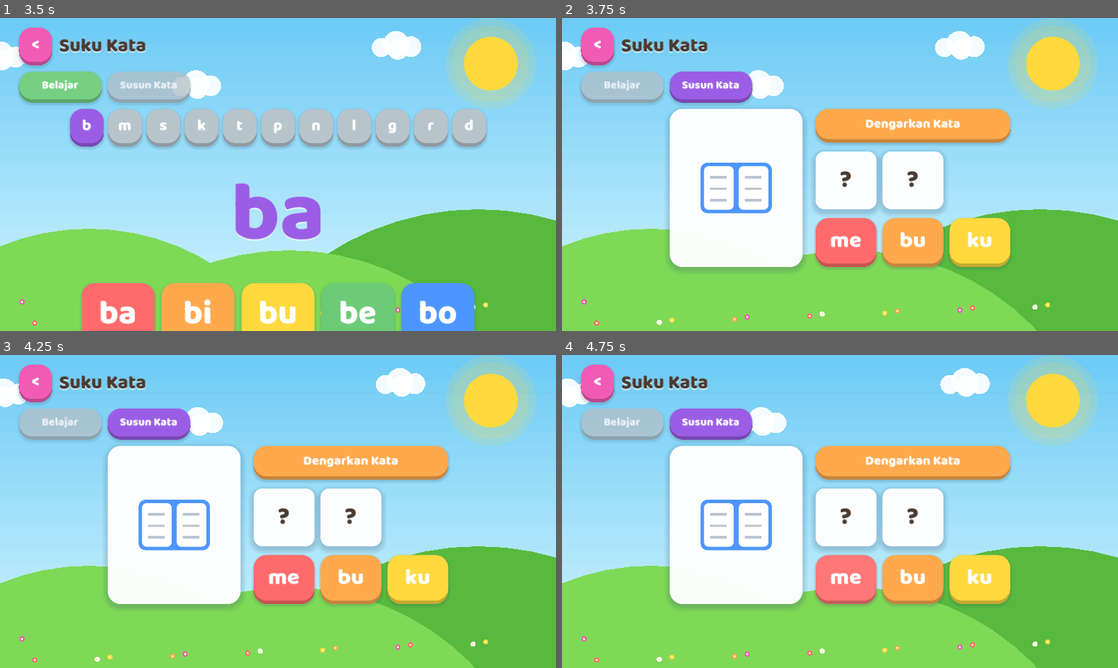
Above: before the commit, frames 1-4 (two rows, left to right).
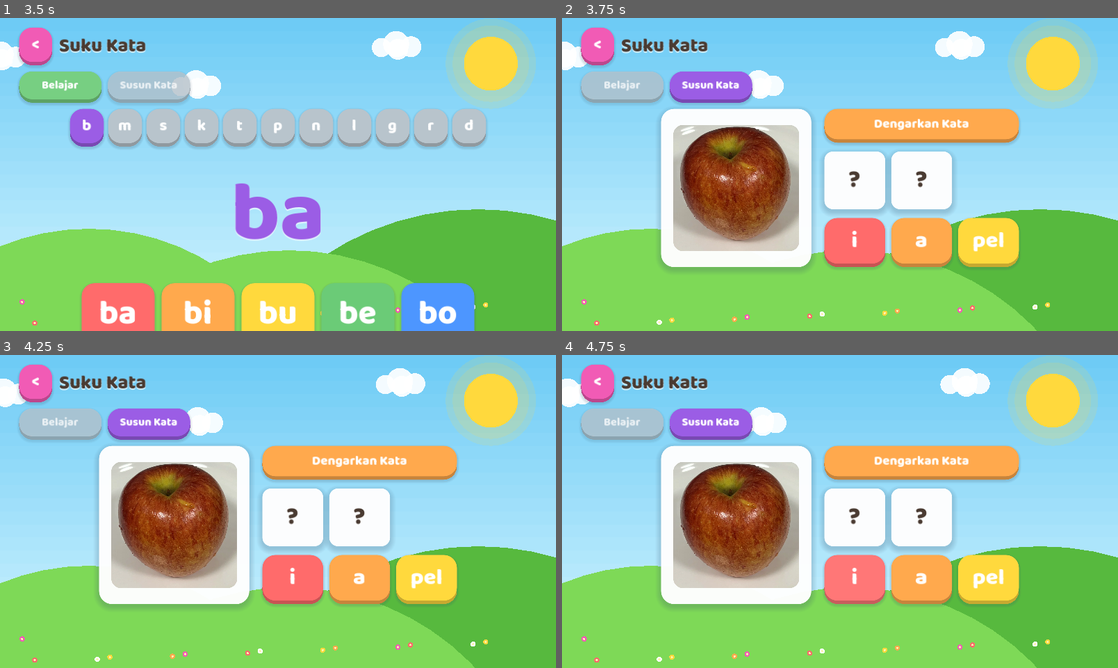
Above: after the commit, the same moments.

Repository: lnx645/baca-ceria
Game: Godot game, scene res://main.tscn
Two runs of this game, one before a commit and one after it. Both use one fixed random seed, a clock stepped at 60 frames per second and the inputs below.
Inputs (mouse positions are in pixels of both pictures, inside the frame that each line leads up to):
- Up to frame 1 (3.5 s): click "ABC Belajar Huruf" at 0.5 s; click "<" at 1.25 s; click "BA BI BU Suku Kata" at 2 s; click "Belajar" at 2.75 s
- Up to frame 2 (3.75 s): click "Susun Kata" at 3.5 s
- Up to frame 3 (4.25 s): no input
- Up to frame 4 (4.75 s): click (856, 580) at 4.25 s, where only the run after the commit has a clickable "i"

Frame 1 is identical in both runs. In frame 2, 15% of the frame differs, in the area x 17-83%, y 28-81%; in frame 3, 15%; in frame 4, 15%.

Commit message:
v1.1.0: foto benda ASLI dari Wikimedia Commons (CC) ganti gambar prosedural + 4 kata baru (apel, pisang, kucing, ikan) + suku kata tertutup (pel/sang/cing/kan)

Diff:
--- a/scripts/domain/data.gd
+++ b/scripts/domain/data.gd
@@ -13,6 +13,10 @@
 	{"kata": "susu", "suku": ["su", "su"]},
 	{"kata": "roda", "suku": ["ro", "da"]},
 	{"kata": "meja", "suku": ["me", "ja"]},
+	{"kata": "apel", "suku": ["a", "pel"]},
+	{"kata": "pisang", "suku": ["pi", "sang"]},
+	{"kata": "kucing", "suku": ["ku", "cing"]},
+	{"kata": "ikan", "suku": ["i", "kan"]},
 ]
 const PUJIAN: Array[String] = ["hebat", "pintar", "bagus", "luar_biasa"]
 
--- /dev/null
+++ b/scripts/ui/foto_kata.gd
@@ -0,0 +1,21 @@
+class_name FotoKata
+extends TextureRect
+## Foto benda asli (Wikimedia Commons, CC) — sudah dipotong persegi & sudut bulat saat produksi.
+
+var id_kata: String = "bola":
+	set(v):
+		id_kata = v
+		_muat()
+
+func _init(p_id: String = "bola") -> void:
+	id_kata = p_id
+	mouse_filter = MOUSE_FILTER_IGNORE
+	expand_mode = EXPAND_IGNORE_SIZE
+	stretch_mode = STRETCH_KEEP_ASPECT_CENTERED
+	custom_minimum_size = Vector2(260, 260)
+	_muat()
+
+func _muat() -> void:
+	var path := "res://aset/foto/%s.webp" % id_kata
+	if ResourceLoader.exists(path):
+		texture = load(path)
--- a/scripts/ui/gambar_kata.gd
+++ /dev/null
@@ -1,91 +0,0 @@
-class_name GambarKata
-extends Control
-## Ilustrasi kata bergaya flat anak, digambar prosedural per id kata.
-
-var id_kata: String = "bola"
-
-func _init(p_id: String = "bola") -> void:
-	id_kata = p_id
-	mouse_filter = MOUSE_FILTER_IGNORE
-	custom_minimum_size = Vector2(220, 180)
-
-func _draw() -> void:
-	var t := size / 2.0
-	match id_kata:
-		"bola":
-			draw_circle(t, 72, Color("FF8A3D"))
-			draw_arc(t, 72, 0, TAU, 48, Color("B3541E"), 6)
-			draw_circle(t, 26, Color.WHITE)
-			for a: float in [0.0, 1.26, 2.51, 3.77, 5.03]:
-				draw_circle(t + Vector2(cos(a), sin(a)) * 52, 14, Color.WHITE)
-		"buku":
-			var sb_sampul := StyleBoxFlat.new()
-			sb_sampul.bg_color = Color("4D96FF")
-			sb_sampul.corner_radius_top_left = 16
-			sb_sampul.corner_radius_top_right = 16
-			sb_sampul.corner_radius_bottom_left = 16
-			sb_sampul.corner_radius_bottom_right = 16
-			draw_style_box(sb_sampul, Rect2(t.x - 82, t.y - 58, 164, 116))
-			var sb_halaman := StyleBoxFlat.new()
-			sb_halaman.bg_color = Color.WHITE
-			sb_halaman.corner_radius_top_left = 10
-			sb_halaman.corner_radius_top_right = 10
-			sb_halaman.corner_radius_bottom_left = 10
-			sb_halaman.corner_radius_bottom_right = 10
-			draw_style_box(sb_halaman, Rect2(t.x - 74, t.y - 50, 68, 100))
-			draw_style_box(sb_halaman, Rect2(t.x + 6, t.y - 50, 68, 100))
-			for i in 3:
-				draw_line(Vector2(t.x - 60, t.y - 24 + i * 26), Vector2(t.x - 22, t.y - 24 + i * 26), Color("B9C6D2"), 6)
-				draw_line(Vector2(t.x + 20, t.y - 24 + i * 26), Vector2(t.x + 58, t.y - 24 + i * 26), Color("B9C6D2"), 6)
-		"mata":
-			_elips(Rect2(t.x - 86, t.y - 46, 172, 92), Color.WHITE)
-			draw_arc(t, 84, 0, PI, 40, Color("4A3B32"), 6)
-			draw_arc(t, 84, PI, TAU, 40, Color("4A3B32"), 6)
-			draw_circle(t, 40, Color("7B4B2A"))
-			draw_circle(t, 19, Color("26221F"))
-			draw_circle(t + Vector2(9, -10), 7, Color.WHITE)
-			for i: float in [-1.0, 0.0, 1.0]:
-				draw_line(t + Vector2(i * 44, -48), t + Vector2(i * 52, -66), Color("4A3B32"), 6)
-		"topi":
-			draw_arc(t + Vector2(0, 26), 62, PI, TAU, 40, Color("FF6B6B"))
-			draw_circle(t + Vector2(0, 26), 62, Color(0, 0, 0, 0))
-			_elips(Rect2(t.x - 92, t.y + 12, 184, 30), Color("E14B4B"))
-			draw_circle(t + Vector2(0, -38), 13, Color("FFD93D"))
-			# tutup setengah lingkaran dengan poligon
-			var pts := PackedVector2Array()
-			for i in 25:
-				var a := PI + PI * float(i) / 24.0
-				pts.append(t + Vector2(0, 26) + Vector2(cos(a), sin(a)) * 62)
-			pts.append(t + Vector2(62, 26))
-			draw_colored_polygon(pts, Color("FF6B6B"))
-			_elips(Rect2(t.x - 92, t.y + 12, 184, 30), Color("E14B4B"))
-		"roti":
-			_elips(Rect2(t.x - 84, t.y - 52, 168, 104), Color("E8A24B"))
-			_elips(Rect2(t.x - 84, t.y - 52, 168, 60), Color("F4BC6B"))
-			for i: float in [-1.0, 0.0, 1.0]:
-				draw_line(t + Vector2(i * 42 - 12, -34), t + Vector2(i * 42 + 12, -16), Color("C97F2D"), 7)
-		"susu":
-			draw_rect(Rect2(t.x - 46, t.y - 26, 92, 96), Color("4D96FF"))
-			draw_colored_polygon(PackedVector2Array([Vector2(t.x - 46, t.y - 26), Vector2(t.x, t.y - 66), Vector2(t.x + 46, t.y - 26)]), Color("3A7BD5"))
-			draw_rect(Rect2(t.x - 46, t.y + 8, 92, 26), Color.WHITE)
-			draw_circle(t + Vector2(0, 46), 13, Color.WHITE)
-		"roda":
-			draw_circle(t, 74, Color("3B3B45"))
-			draw_circle(t, 52, Color("C9CED6"))
-			for i in 5:
-				var a := TAU * float(i) / 5.0
-				draw_line(t, t + Vector2(cos(a), sin(a)) * 48, Color("8A8F99"), 9)
-			draw_circle(t, 17, Color("5A5E68"))
-		"meja":
-			_elips(Rect2(t.x - 92, t.y - 44, 184, 30), Color("B07B4F"))
-			draw_rect(Rect2(t.x - 78, t.y - 16, 16, 76), Color("96683F"))
-			draw_rect(Rect2(t.x + 62, t.y - 16, 16, 76), Color("96683F"))
-			draw_rect(Rect2(t.x - 30, t.y - 62, 60, 20), Color("F15BB5"))
-
-func _elips(r: Rect2, c: Color) -> void:
-	var pts := PackedVector2Array()
-	var tengah := r.get_center()
-	for i in 28:
-		var a := TAU * float(i) / 28.0
-		pts.append(tengah + Vector2(cos(a) * r.size.x / 2.0, sin(a) * r.size.y / 2.0))
-	draw_colored_polygon(pts, c)
--- a/scripts/ui/komponen.gd
+++ b/scripts/ui/komponen.gd
@@ -106,6 +106,7 @@
 		var d: Dictionary = app.simpan.data[mode]
 		v.add_child(Gaya.label("%s — %d sesi selesai, %d bintang" % [nama_mode[mode], int(d["sesi"]), int(d["bintang"])], 26))
 	v.add_child(Gaya.label("Total bintang: %d" % app.simpan.total_bintang(), 28, Gaya.TEKS, true))
+	v.add_child(Gaya.label("Foto benda asli dari Wikimedia Commons (lisensi CC — rincian per foto ada di LISENSI.md repo).", 18, Gaya.TEKS_LEMBUT))
 	var baris := HBoxContainer.new()
 	baris.add_theme_constant_override("separation", 14)
 	v.add_child(baris)
--- a/scripts/ui/layar/kata.gd
+++ b/scripts/ui/layar/kata.gd
@@ -72,7 +72,7 @@
 		kartu.add_theme_stylebox_override("hover", Gaya.panel(30))
 		kartu.add_theme_stylebox_override("pressed", Gaya.panel(30))
 		kartu.add_theme_stylebox_override("focus", StyleBoxEmpty.new())
-		var g := GambarKata.new(kata_ini)
+		var g := FotoKata.new(kata_ini)
 		g.set_anchors_preset(Control.PRESET_FULL_RECT)
 		kartu.add_child(g)
 		kartu.pressed.connect(func() -> void: _jawab(kartu, kata_ini))
--- a/scripts/ui/layar/suku.gd
+++ b/scripts/ui/layar/suku.gd
@@ -21,7 +21,7 @@
 var _salah: int = 0
 var _jumlah_selesai: int = 0
 var _slot_label: Array[Label] = []
-var _gambar: GambarKata
+var _gambar: FotoKata
 var _baris_chip: HBoxContainer
 var _baris_slot: HBoxContainer
 
@@ -130,8 +130,8 @@
 	var kartu := PanelContainer.new()
 	kartu.add_theme_stylebox_override("panel", Gaya.panel(30))
 	h.add_child(kartu)
-	_gambar = GambarKata.new("bola")
-	_gambar.custom_minimum_size = Vector2(250, 200)
+	_gambar = FotoKata.new("bola")
+	_gambar.custom_minimum_size = Vector2(290, 290)
 	kartu.add_child(_gambar)
 	var kanan := VBoxContainer.new()
 	kanan.add_theme_constant_override("separation", 20)
Binary file added: aset/foto/apel.webp
Not shown, added: aset/foto/apel.webp.import
Binary file added: aset/foto/bola.webp
Not shown, added: aset/foto/bola.webp.import
Binary file added: aset/foto/buku.webp
Not shown, added: aset/foto/buku.webp.import
Binary file added: aset/foto/ikan.webp
Not shown, added: aset/foto/ikan.webp.import
Binary file added: aset/foto/kucing.webp
Not shown, added: aset/foto/kucing.webp.import
Binary file added: aset/foto/mata.webp
Not shown, added: aset/foto/mata.webp.import
(and 35 more such lines)
